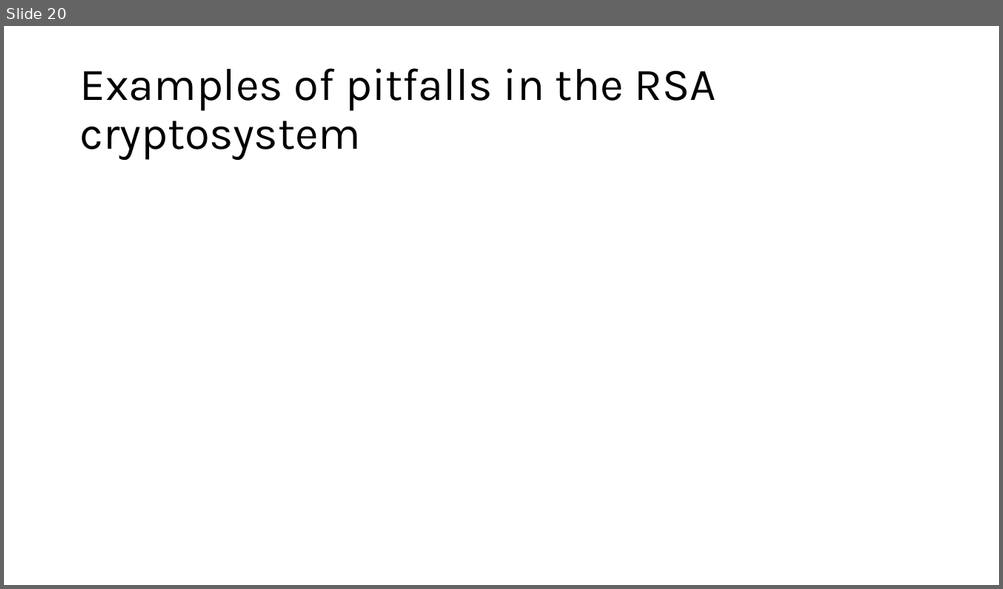
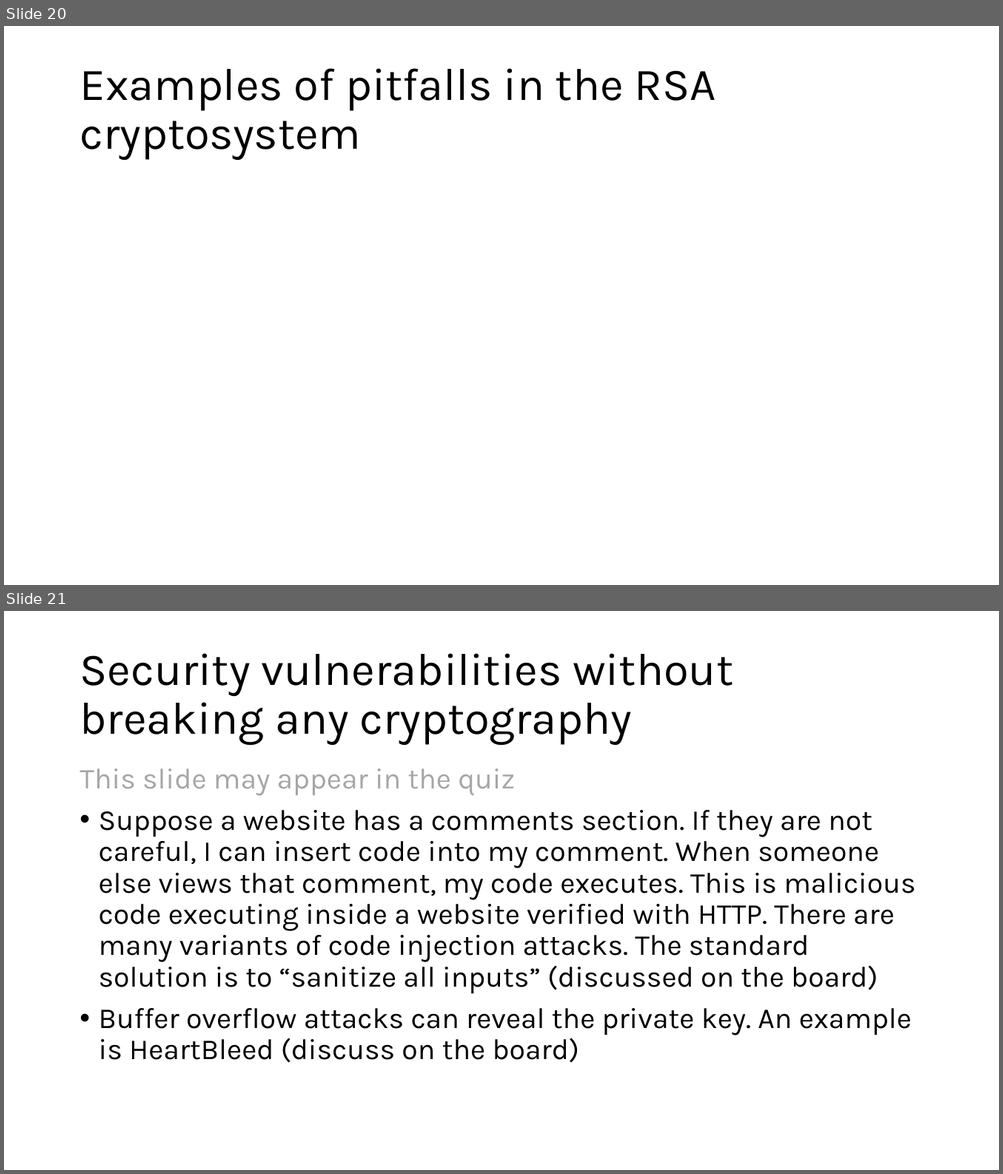
Before and after one commit to venkatarun95/mit_page, a slide deck: f25/assets/slides/lec22-practical-security.pptx. Shown one above the other, each under a label of ours: slide 20 before the commit, slides 20 and 21 after it. The pictures are 1003x589 and 1003x1174 pixels, drawn with LibreOffice and Linux fonts; fonts in the diff are those of the drawing; grey boxes stand for pictures. Boxes give left, top, right and bottom in pixels: in the first picture for what was removed or moved away, otherwise in the second. Text is boxed around its words. In the diff, an @@ line names an element or a change of style, - is before the commit and + after.

```diff
--- a/f25/assets/slides/lec22-practical-security.pptx
+++ b/f25/assets/slides/lec22-practical-security.pptx
@@ slide 21 added at (x1=4, y1=611, x2=999, y2=1170), background #FFFFFF @@
@@ title added at (x1=79, y1=653, x2=733, y2=745), 44 pt, text #000000 @@
+Security vulnerabilities without breaking any cryptography
@@ text added at (x1=79, y1=769, x2=915, y2=1063), 28 pt, text #000000 @@
+This slide may appear in the quiz
+• Suppose a website has a comments section. If they are not careful, I can insert code into my comment. When someone else views that comment, my code executes. This is malicious code executing inside a website verified with HTTP. There are many variants of code injection attacks. The standard solution is to “sanitize all inputs” (discussed on the board)
+• Buffer overflow attacks can reveal the private key. An example is HeartBleed (discuss on the board)
```
Also in this commit, not shown: 3 slides changed, 2 other files.
